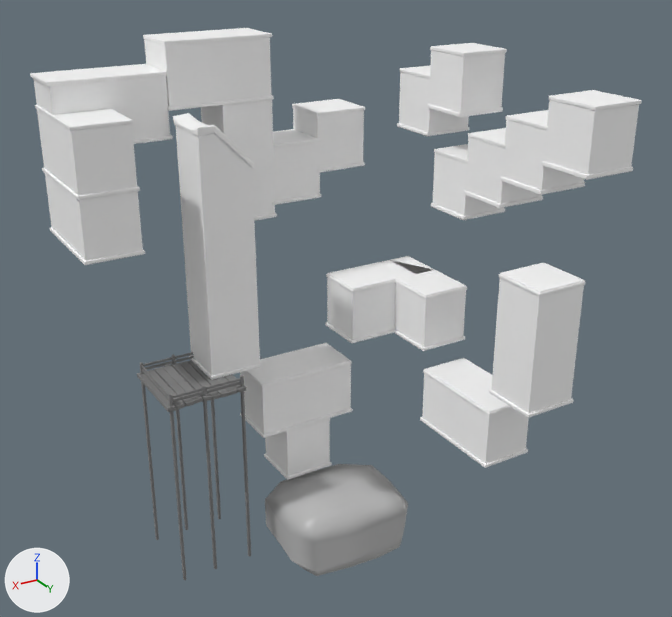
The FBX model Assets/Meshes/level_5_mesh.fbx as it was, and as the next commit left it.
The view is the same before and after, from a camera (50 mm lens) standing at (31.3, 52.3, 46.1) and looking at (-0.5, -0.6, 19.6). Every picture has the same lights, and +X, +Y and +Z are marked at lower left. Where no turn or scale is listed for an object, it has been applied to the vertices.

The scene before the commit, as lines of its bpy script (objects in view):
```python
me_mesh = bpy.data.meshes.new('Mesh')
me_mesh.from_pydata(...)  # 936 vertices, 1014 faces; spans x -16.1..16.1, y -12.1..12.1, z -6.8..6.8
me_mesh.materials.append(mat_lambert116)  # its picture is missing
me_mesh_003 = bpy.data.meshes.new('Mesh.003')
me_mesh_003.from_pydata(...)  # 960 vertices, 936 faces; spans x -3.0..3.0, y -3.1..3.1, z -14.5..1.3
me_mesh_003.materials.append(mat_lambert115)  # grey #7f7f7f
me_mesh_004 = bpy.data.meshes.new('Mesh.004')
me_mesh_004.from_pydata(...)  # 144 vertices, 149 faces; spans x -2.2..2.0, y -2.2..2.2, z -9.5..9.0
me_mesh_004.materials.append(mat_lambert2)  # its picture is missing
me_mesh_005 = bpy.data.meshes.new('Mesh.005')
me_mesh_005.from_pydata(...)  # 144 vertices, 156 faces; spans x -4.07..4.07, y -4.07..4.07, z -2.31..2.31
me_mesh_005.materials.append(mat_lambert2)  # its picture is missing
ob_l_peice = bpy.data.objects.new('L_peice', me_mesh_005)
ob_l_peice.location = (-8.03, -4.03, 16.92)
ob_lvl_2_mesh = bpy.data.objects.new('lvl_2_mesh', me_mesh)
ob_lvl_2_mesh.location = (-0.03, -0.95, 31.1)
ob_pier = bpy.data.objects.new('pier', me_mesh_003)
ob_pier.location = (9.35, -4.72, 14.23)
ob_tall_tower = bpy.data.objects.new('tall_tower', me_mesh_004)
ob_tall_tower.location = (6.06, -6.04, 24.14)
# also in view: 'land_mesh' at (-0.2, 0.1, 2.1); 'standard_piece' at (0.0, -6.0, 6.3); 'standard_piece6' at (-10.0, 4.0, 10.8); 'standard_piece1' at (0.0, -6.0, 10.8); 'short_tower' at (-10.0, 10.0, 19.2)
```
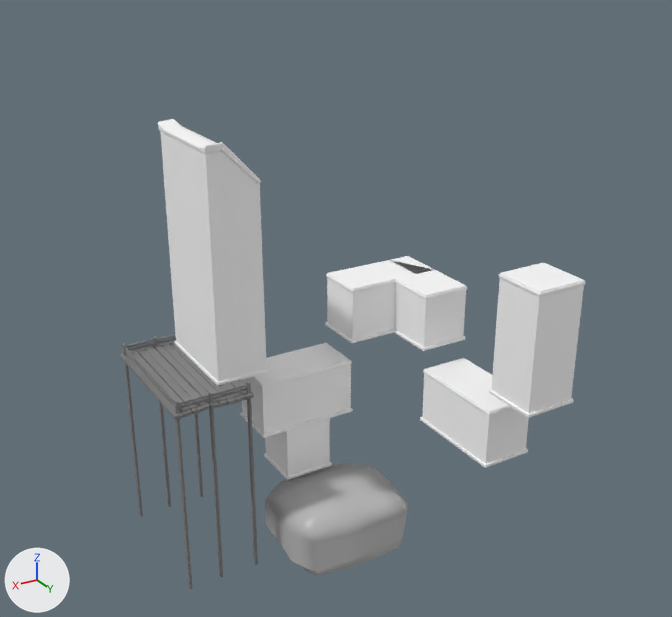
Commit message: level 5 mesh update
level 5 mesh update

Boxes [x1, y1, x2, y2] around the edits, measured in the pictures (672 x 617 px; the box of a moved part takes in the faces that stretch with it):
'lvl_2_mesh', deleted
    before: [30, 28, 641, 265]
'tall_tower', reshaped (24% wider)
    before: [173, 113, 262, 380]
    after: [158, 119, 269, 386]
'pier', reshaped, moved (21% wider, 12% taller)
    before: [137, 352, 251, 580]
    after: [120, 334, 258, 589]
part 1 of me_mesh_003, moved or reshaped
    before: [175, 352, 193, 359]
    after: [157, 334, 176, 341]
part 2 of me_mesh_003, moved or reshaped
    before: [172, 354, 188, 530]
    after: [154, 336, 171, 507]
part 3 of me_mesh_003, moved or reshaped
    before: [176, 356, 193, 362]
    after: [158, 338, 176, 344]
part 4 of me_mesh_003, moved or reshaped
    before: [140, 362, 159, 540]
    after: [122, 343, 143, 516]
part 5 of me_mesh_003, moved or reshaped
    before: [142, 369, 169, 401]
    after: [125, 350, 174, 406]
part 6 of me_mesh_003, moved or reshaped
    before: [141, 365, 168, 396]
    after: [125, 347, 174, 403]
part 7 of me_mesh_003, moved or reshaped
    before: [143, 357, 173, 366]
    after: [126, 339, 155, 348]
part 8 of me_mesh_003, moved or reshaped
    before: [145, 361, 173, 370]
    after: [128, 343, 155, 351]
part 9 of me_mesh_003, moved or reshaped
    before: [211, 400, 221, 519]
    after: [194, 413, 203, 497]
part 10 of me_mesh_003, moved or reshaped
    before: [168, 394, 186, 580]
    after: [174, 400, 192, 589]
part 11 of me_mesh_003, moved or reshaped
    before: [206, 378, 241, 390]
    after: [213, 384, 248, 396]
part 12 of me_mesh_003, moved or reshaped
    before: [202, 385, 217, 569]
    after: [208, 391, 223, 578]
part 13 of me_mesh_003, moved or reshaped
    before: [206, 382, 241, 394]
    after: [213, 388, 248, 400]
part 14 of me_mesh_003, moved or reshaped
    before: [172, 388, 203, 399]
    after: [178, 394, 210, 405]
part 15 of me_mesh_003, moved or reshaped
    before: [172, 392, 203, 402]
    after: [179, 398, 210, 409]
part 16 of me_mesh_003, moved or reshaped
    before: [240, 375, 251, 557]
    after: [246, 381, 258, 565]
part 17 of me_mesh_003, moved or reshaped
    before: [137, 360, 246, 412]
    after: [120, 342, 254, 420]
part 18 of me_mesh_004, moved or reshaped
    before: [176, 126, 260, 376]
    after: [160, 131, 266, 382]
part 19 of me_mesh_004, moved or reshaped
    before: [189, 355, 262, 380]
    after: [174, 341, 269, 386]
part 20 of me_mesh_004, moved or reshaped
    before: [173, 113, 198, 127]
    after: [158, 119, 181, 132]
part 21 of me_mesh_004, moved or reshaped
    before: [180, 121, 216, 136]
    after: [164, 126, 224, 154]
part 22 of me_mesh_004, moved or reshaped
    before: [214, 127, 254, 167]
    after: [221, 144, 261, 184]

The change, as a list of edits to the scene's bpy script:
```text
Change me_mesh_003:
    remove me_mesh_003.from_pydata(...)  # 960 vertices, 936 faces; spans x -3.0..3.0, y -3.1..3.1, z -14.5..1.3
    add me_mesh_003.from_pydata(...)  # 736 vertices, 704 faces; spans x -3.0..3.0, y -4.7..6.5, z -14.5..1.3
    me_mesh_003 part 1: the loose piece of 16 vertices spanning x -2.7..0.1, y -2.9..-2.8, z 0.9..1.1 is moved by (0.0, -1.5, 0.0)
    me_mesh_003 part 2: the loose piece of 24 vertices spanning x 0.0..0.2, y -3.0..-2.7, z -14.5..1.3 is moved by (0.0, -1.5, 0.0)
    me_mesh_003 part 3: the loose piece of 16 vertices spanning x -2.7..0.1, y -2.9..-2.8, z 0.6..0.8 is moved by (0.0, -1.5, 0.0)
    me_mesh_003 part 4: the loose piece of 24 vertices spanning x 2.5..2.7, y -3.0..-2.7, z -14.5..1.3 is moved by (0.0, -1.5, 0.0)
    me_mesh_003 part 5: the loose piece of 16 vertices spanning x 2.6..2.7, y -2.9..2.8, z 0.6..0.8 is scaled about its middle by (1, 1.85, 1), then moved by (0.0, 0.9, 0.0)
    me_mesh_003 part 6: the loose piece of 16 vertices spanning x 2.6..2.7, y -2.9..2.8, z 0.9..1.1 is scaled about its middle by (1, 1.85, 1), then moved by (0.0, 0.9, 0.0)
    me_mesh_003 part 7: the loose piece of 16 vertices spanning x 0.2..2.6, y -2.9..-2.8, z 0.9..1.1 is moved by (0.0, -1.5, 0.0)
    me_mesh_003 part 8: the loose piece of 16 vertices spanning x 0.2..2.6, y -2.9..-2.8, z 0.6..0.8 is moved by (0.0, -1.5, 0.0)
    me_mesh_003 part 9: the loose piece of 24 vertices spanning x -2.9..-2.7, y -3.0..-2.7, z -14.5..1.3 is moved by (0.0, -1.5, 0.0)
    me_mesh_003 part 10: the loose piece of 24 vertices spanning x 2.5..2.7, y 2.7..2.9, z -14.5..1.3 is moved by (0.0, 3.3, 0.0)
    me_mesh_003 part 11: the loose piece of 16 vertices spanning x -2.7..0.1, y 2.7..2.9, z 0.9..1.1 is moved by (0.0, 3.3, 0.0)
    me_mesh_003 part 12: the loose piece of 24 vertices spanning x 0.0..0.2, y 2.7..2.9, z -14.5..1.3 is moved by (0.0, 3.3, 0.0)
    me_mesh_003 part 13: the loose piece of 16 vertices spanning x -2.7..0.1, y 2.7..2.9, z 0.6..0.8 is moved by (0.0, 3.3, 0.0)
    me_mesh_003 part 14: the loose piece of 16 vertices spanning x 0.2..2.6, y 2.7..2.9, z 0.9..1.1 is moved by (0.0, 3.3, 0.0)
    me_mesh_003 part 15: the loose piece of 16 vertices spanning x 0.2..2.6, y 2.7..2.9, z 0.6..0.8 is moved by (0.0, 3.3, 0.0)
    me_mesh_003 part 16: the loose piece of 24 vertices spanning x -2.9..-2.7, y 2.7..2.9, z -14.5..1.3 is moved by (0.0, 3.3, 0.0)
    me_mesh_003 part 17: 5 vertices moved within x -1.0..-0.3, y -0.1..0.1, z 0.1..0.4; 416 vertices removed from x -3.0..3.0, y -3.1..3.1, z -0.1..0.5; 360 vertices added at x -3.0..3.0, y -4.7..6.5, z 0.1..0.5
Change me_mesh_004:
    remove me_mesh_004.from_pydata(...)  # 144 vertices, 149 faces; spans x -2.2..2.0, y -2.2..2.2, z -9.5..9.0
    add me_mesh_004.from_pydata(...)  # 144 vertices, 149 faces; spans x -2.2..2.0, y -5.2..3.2, z -9.5..8.0
    me_mesh_004 part 18: the loose piece of 56 vertices spanning x -2.1..1.9, y -2.0..1.9, z -9.4..8.4 is scaled about its middle by (1, 2.06, 0.944), then moved by (0.0, -1.0, -0.5)
    me_mesh_004 part 19: the loose piece of 24 vertices spanning x -2.2..2.0, y -2.1..2.1, z -9.5..-9.3 is scaled about its middle by (1, 2.01, 1), then moved by (0.0, -1.0, 0.0)
    me_mesh_004 part 20: 22 of the vertices in x 0.6..1.9, y -2.2..-1.0, z 8.3..9.0 are moved by (0.0, -3.0, -0.9)
    me_mesh_004 part 21: 22 of the vertices in x 0.6..1.9, y 1.0..2.2, z 8.3..9.0 are moved by (0.0, 1.1, -0.9)
    me_mesh_004 part 22: 10 of the vertices in x -2.1..-1.9, y 1.0..2.1, z 5.8..6.0 are moved by (0.0, 1.1, -0.9)
Change ob_pier:
    ob_pier.location: (9.35, -4.72, 14.23) -> (9.35, -6.92, 14.23)
Remove ob_lvl_2_mesh:
    ob_lvl_2_mesh = bpy.data.objects.new('lvl_2_mesh', me_mesh)
```
